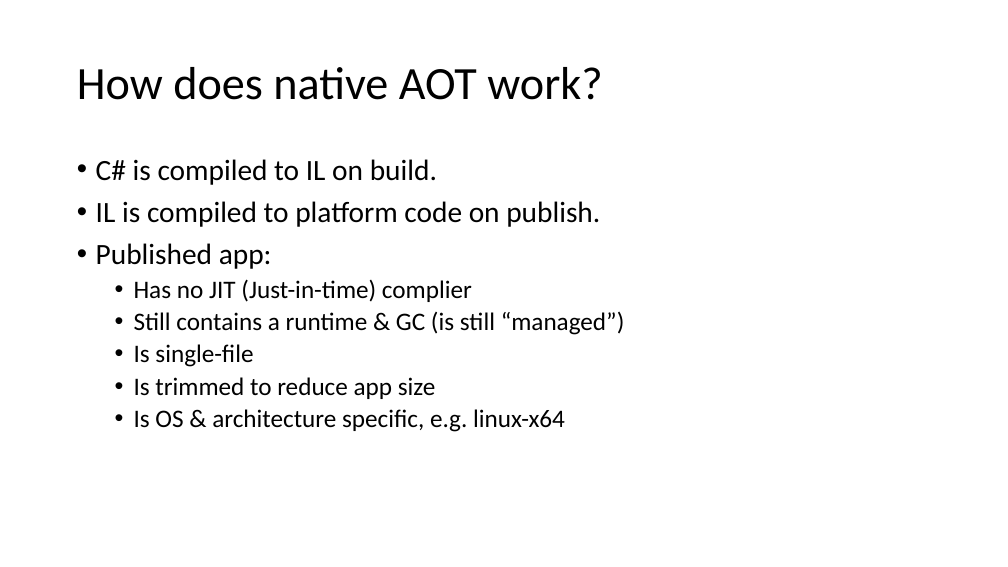
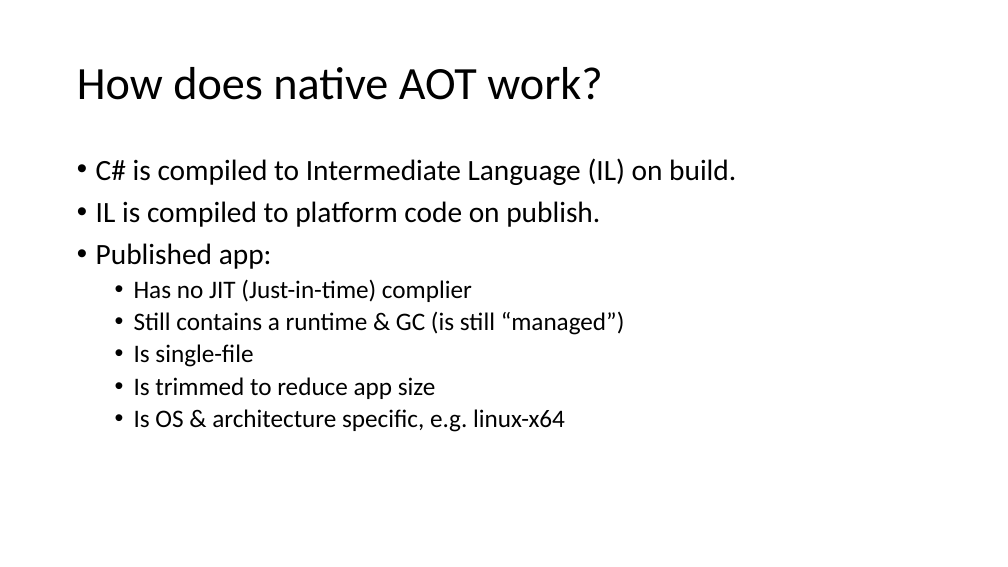
Before and after one commit to willvelida/talks, a slide deck: slide 5 of whats-new-cloud-native-dev-dotnet8/slide_deck.pptx (slide 6 before the commit). Drawn at 1008x567 pixels with LibreOffice and Linux fonts; fonts in the diff are those of the drawing. Boxes give left, top, right and bottom in pixels: in the first picture for what was removed or moved away, otherwise in the second. Text is boxed around its words. In the diff, an @@ line names an element or a change of style, - is before the commit and + after.

```diff
--- a/whats-new-cloud-native-dev-dotnet8/slide_deck.pptx
+++ b/whats-new-cloud-native-dev-dotnet8/slide_deck.pptx
@@ text at <box>96,158,736,185</box>: text changed @@
-• C# is compiled to IL on build.
+• C# is compiled to Intermediate Language (IL) on build.
```
Also in this commit, not shown: 3 other slides changed, 3 slides added, 6 other files.
